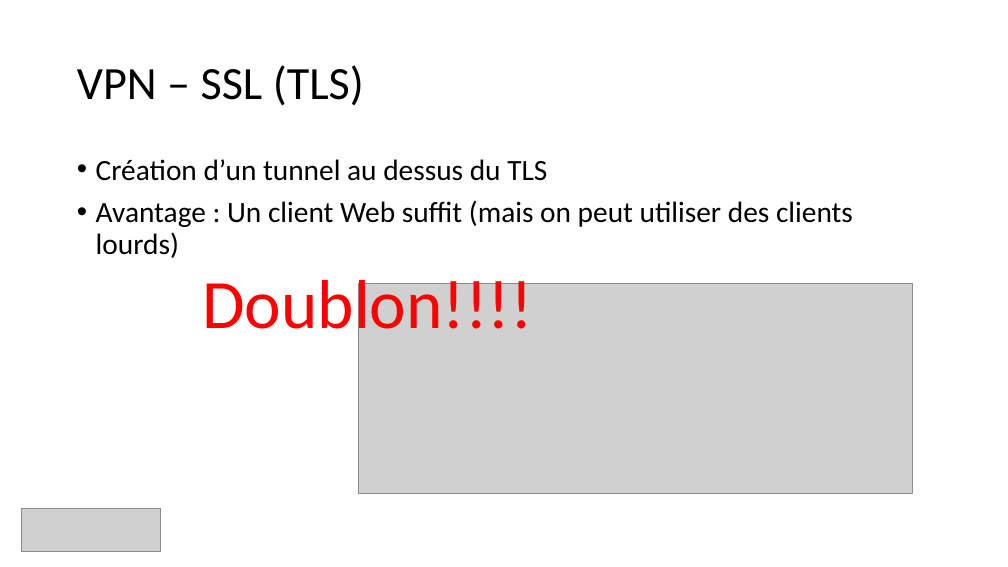
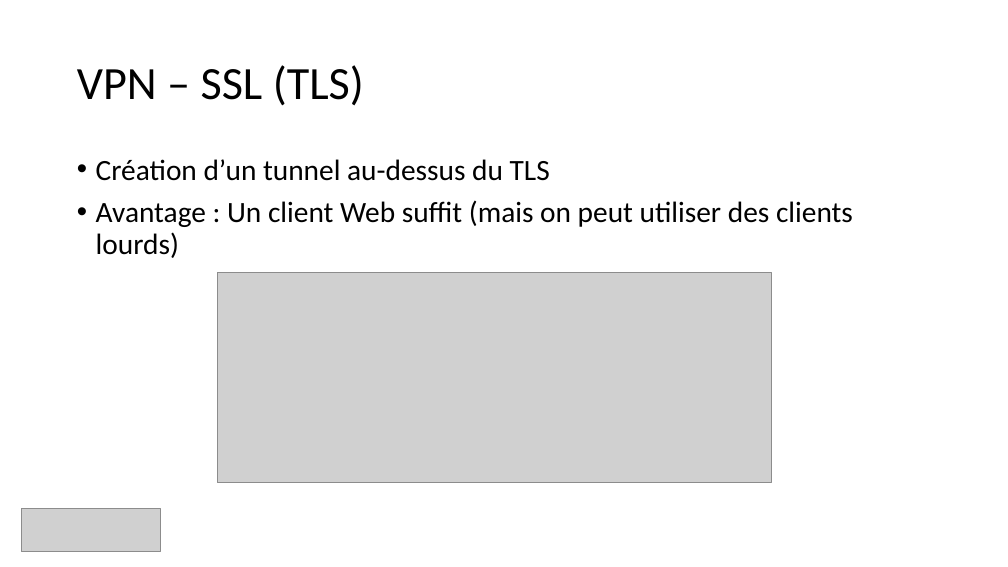
Before and after one commit to guillaume-rico/reseaux_informatiques, a slide deck: slide 42 of 01_CM/CM3 Réseaux Informatiques.pptx (slide 35 before the commit). Drawn at 1008x567 pixels with LibreOffice and Linux fonts; fonts in the diff are those of the drawing; grey boxes stand for pictures. Boxes give left, top, right and bottom in pixels: in the first picture for what was removed or moved away, otherwise in the second. Text is boxed around its words. In the diff, an @@ line names an element or a change of style, - is before the commit and + after.

```diff
--- a/01_CM/CM3 Réseaux Informatiques.pptx
+++ b/01_CM/CM3 Réseaux Informatiques.pptx
@@ text at [96,159,550,181]: text changed @@
-• Création d’un tunnel au dessus du TLS
+• Création d’un tunnel au-dessus du TLS
@@ text removed at [202,271,533,346] @@
-Doublon!!!!
@@ picture: place and size @@
-picture at [358,284,913,494]
+picture at [217,272,771,482]
```
Also in this commit, not shown: 10 other slides changed, 8 slides added, 1 slide removed, 5 other files.
